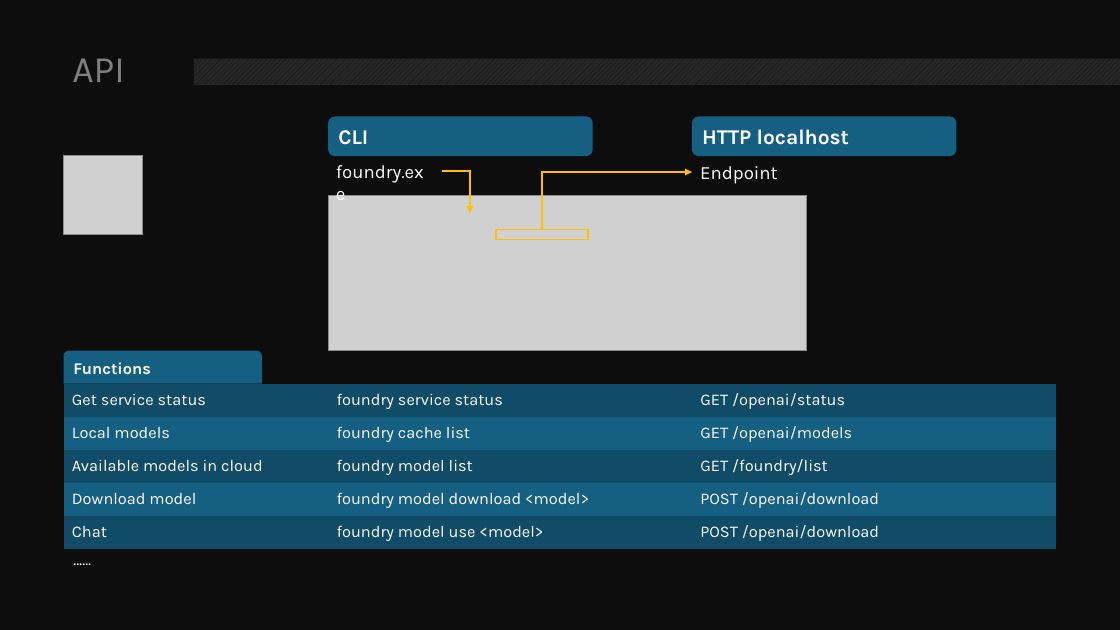
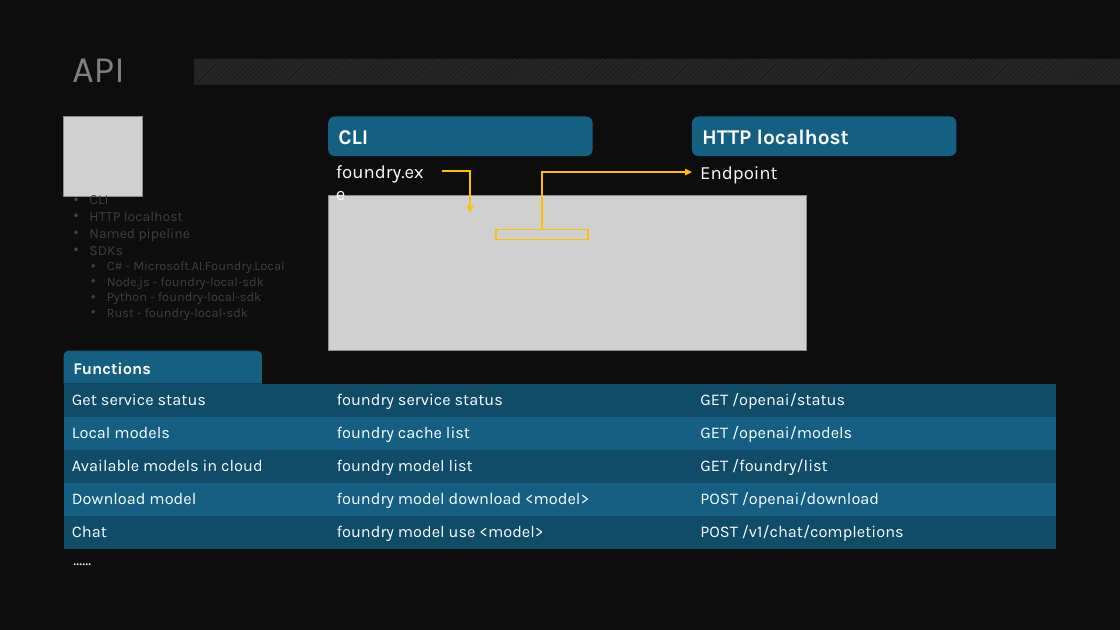
Before and after one commit to littuoMuXin/sth, a slide deck: slide 8 of articles/2025/foundry-local-preview/FoundryLocal251018.pptx (slide 7 before the commit). Drawn at 1120x630 pixels with LibreOffice and Linux fonts; fonts in the diff are those of the drawing; grey boxes stand for pictures; background and template pictures are left out. Boxes give left, top, right and bottom in pixels: in the first picture for what was removed or moved away, otherwise in the second. Text is boxed around its words. In the diff, an @@ line names an element or a change of style, - is before the commit and + after.

```diff
--- a/articles/2025/foundry-local-preview/FoundryLocal251018.pptx
+++ b/articles/2025/foundry-local-preview/FoundryLocal251018.pptx
@@ picture: place and size @@
-picture at [64, 155, 143, 234]
+picture at [64, 117, 143, 196]
@@ text added at [89, 192, 284, 320], 11 pt, text #404040 @@
+• CLI
+• HTTP localhost
+• Named pipeline
+• SDKs
+  • C# - Microsoft.AI.Foundry.Local
+  • Node.js - foundry-local-sdk
+  • Python - foundry-local-sdk
+  • Rust - foundry-local-sdk
@@ table at [64, 384, 1056, 549] @@
-row 5, column 3: POST /openai/download
+row 5, column 3: POST /v1/chat/completions
```
Also in this commit, not shown: 3 other slides changed, 1 slide added, 1 other file.
